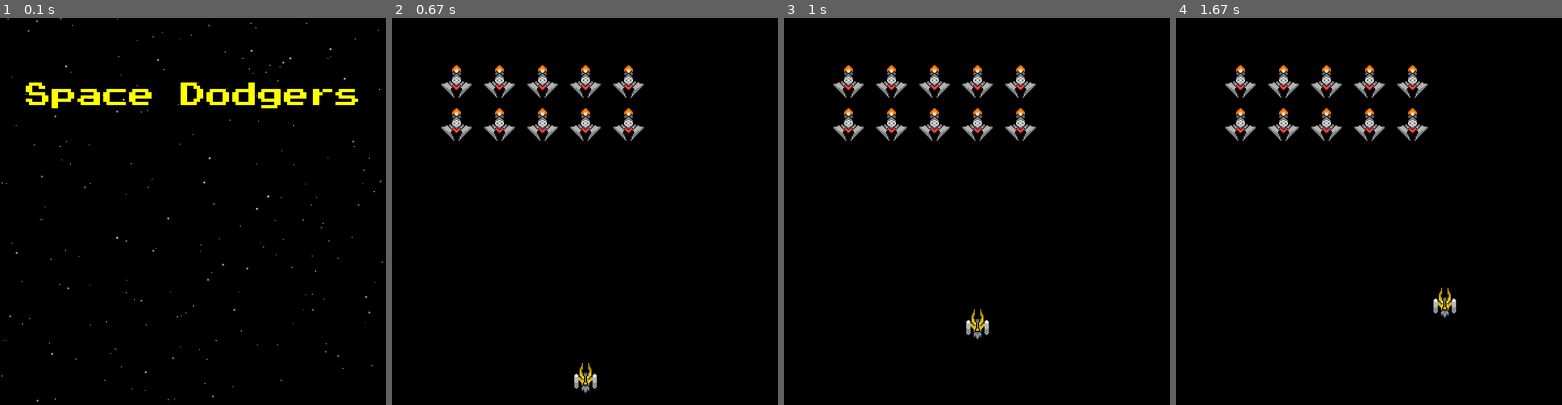
Above: before the commit, frames 1-4 (left to right).
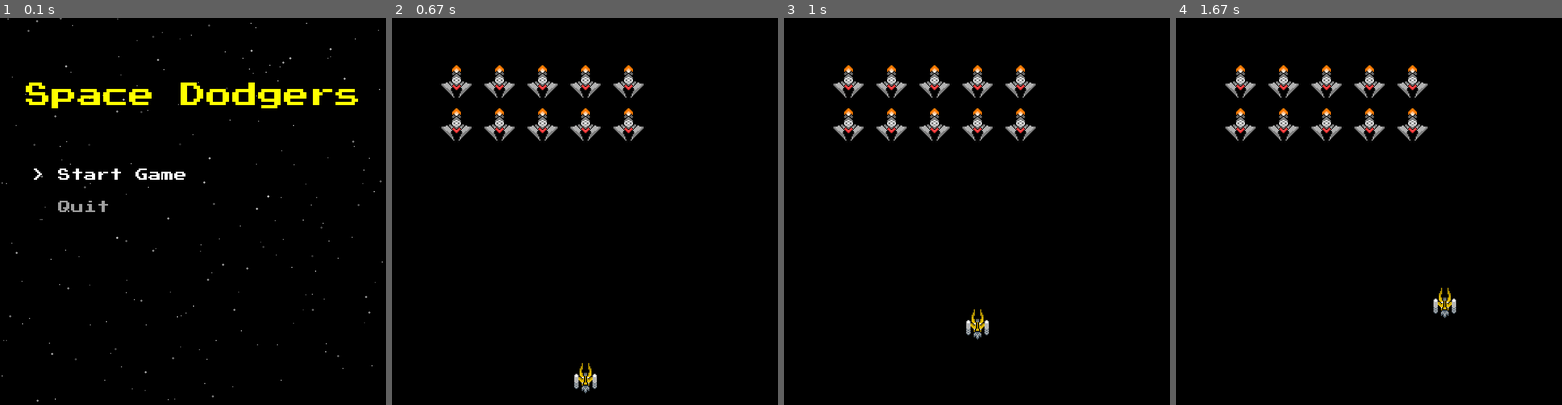
Above: after the commit, the same moments.

Repository: software-engineering-game/pygame-game
Game: pygame game, started from main.py
The game is run twice, just before and just after one commit, with the same random seed, the same clock (stepped at 60 frames per second) and the same inputs.
Inputs:
- Up to frame 1 (0.1 s): no input
- Up to frame 2 (0.67 s): tap Enter at 0.33 s
- Up to frame 3 (1 s): hold Up from 0.67 s (still down)
- Up to frame 4 (1.67 s): release Up at 1.13 s; hold Right 1.17-1.63 s

The runs differ from the first frame. In frame 1, 0.5% of the frame differs, in the area x 8-49%, y 38-51%; in frame 2, nothing differs; in frame 3, nothing differs; in frame 4, nothing differs.

Commit message:
made a rough main menu

Diff:
--- a/states/main_menu_state.py
+++ b/states/main_menu_state.py
@@ -75,3 +75,21 @@
         title_text = self.title_font.render("Space Dodgers", True, (255, 255, 0))
         title_rect = title_text.get_rect(center=(app.width // 2, app.height // 5))
         screen.blit(title_text, title_rect)
+
+        # Menu nav
+        menu_top = app.height // 3
+        x = 60
+        line_height = 60
+
+        for i, option in enumerate(self.options):
+            y = menu_top + 40 + i * line_height
+
+            if i == self.selected:
+                prefix = "> "
+                color = (255, 255, 255)
+            else:
+                prefix = "  "
+                color = (160, 160, 160)
+
+            text = self.menu_font.render(prefix + option, True, color)
+            screen.blit(text, (x, y))
